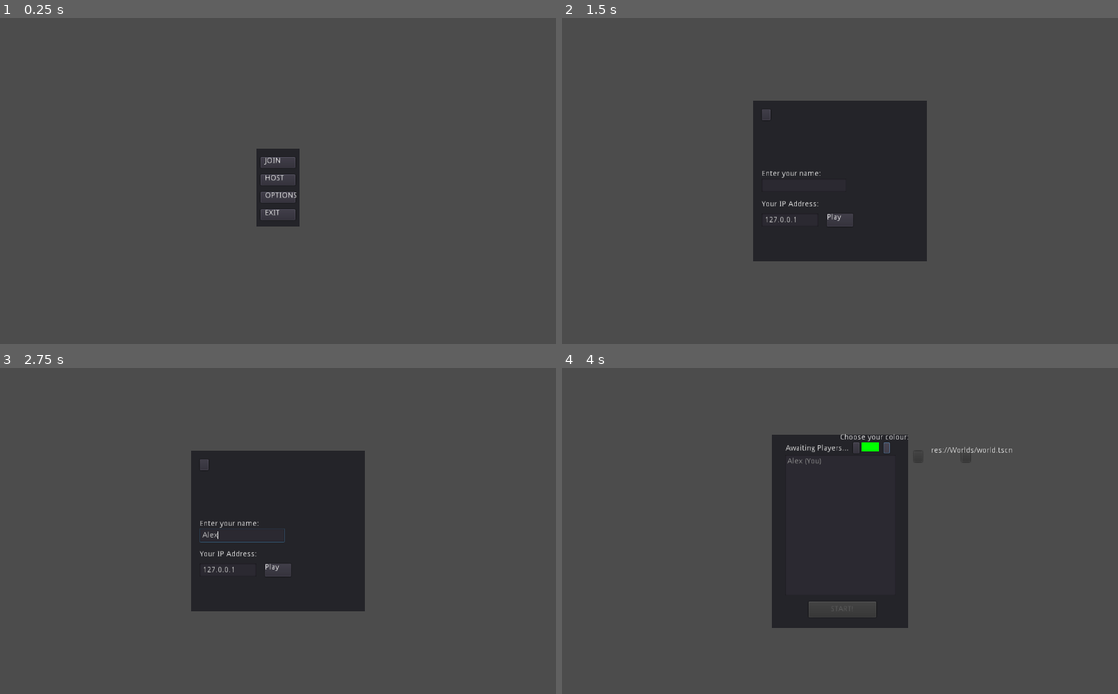
Above: before the commit, frames 1-4 (two rows, left to right).
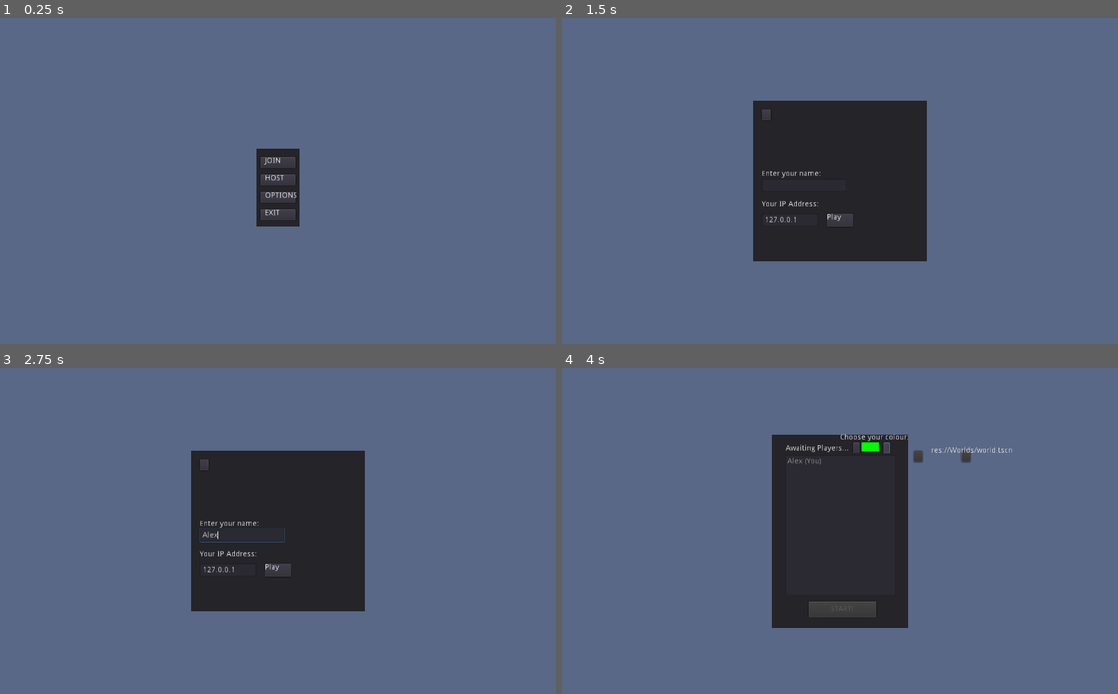
Above: after the commit, the same moments.

Repository: albielee/NSE_Challenge_Game
Game: Godot game, scene res://Menu/lobby.tscn
Same seed, same stepped clock (60 frames per second), same inputs: the game is played once before the commit and once after it.
Inputs (mouse positions are in pixels of both pictures, inside the frame that each line leads up to):
- Up to frame 1 (0.25 s): no input
- Up to frame 2 (1.5 s): tap Enter at 0.5 s; move the mouse to (962, 164) at 0.52 s; hold Right (move_right) 0.53-1.25 s; hold R (pull) 0.53-1.25 s; click "HOST" at 1.25 s
- Up to frame 3 (2.75 s): click (244, 534) at 2.02 s; type "Alex" at 2.1 s
- Up to frame 4 (4 s): click "Play" at 2.75 s; click (884, 446) at 3.5 s

The runs differ from the first frame. In frame 1, 98% of the frame differs, in the area x 0-100%, y 0-100%; in frame 2, 85%; in frame 3, 85%; in frame 4, 85%.

Commit message:
Art + scene details
Some art things

Diff:
--- /dev/null
+++ b/NSE_Challenge_Game/Objects/Scene/Void.tscn
@@ -0,0 +1,3 @@
+[gd_scene format=2]
+
+[node name="Void" type="Area"]
--- a/NSE_Challenge_Game/Worlds/world.tscn
+++ b/NSE_Challenge_Game/Worlds/world.tscn
@@ -1,13 +1,40 @@
-[gd_scene load_steps=8 format=2]
+[gd_scene load_steps=10 format=2]
 
 [ext_resource path="res://Controllers/Camera.tscn" type="PackedScene" id=1]
+[ext_resource path="res://Assets/World/grass_1.obj" type="ArrayMesh" id=2]
 [ext_resource path="res://Controllers/RoundController.gd" type="Script" id=3]
 [ext_resource path="res://Controllers/RoundController.tscn" type="PackedScene" id=4]
+
+[sub_resource type="Environment" id=5]
+background_color = Color( 0.431373, 0.431373, 0.431373, 0.333333 )
+background_energy = 0.0
+ambient_light_color = Color( 0.709804, 0.313726, 0.533333, 0.439216 )
+ambient_light_energy = 0.65
+fog_enabled = true
+fog_color = Color( 1, 1, 1, 1 )
+fog_sun_color = Color( 0.996078, 0.682353, 0.203922, 1 )
+fog_depth_begin = 11.4
+fog_depth_end = 231.9
+fog_depth_curve = 1.31951
+fog_transmit_curve = 1.36604
+tonemap_mode = 1
+tonemap_exposure = 1.7
+ss_reflections_enabled = true
+ss_reflections_fade_in = 0.0724453
+ss_reflections_fade_out = 2.0
+dof_blur_far_enabled = true
+dof_blur_far_distance = 15.66
+dof_blur_far_transition = 10.03
+dof_blur_far_amount = 0.04
+dof_blur_far_quality = 2
+dof_blur_near_transition = 0.63
+glow_intensity = 1.85
+glow_bloom = 0.01
 
 [sub_resource type="CubeMesh" id=1]
 
 [sub_resource type="SpatialMaterial" id=2]
-albedo_color = Color( 0.109804, 0.109804, 0.109804, 1 )
+albedo_color = Color( 0.0941176, 0.0784314, 0.145098, 1 )
 
 [sub_resource type="BoxShape" id=3]
 
@@ -38,6 +65,7 @@
 "Camera",
 ] instance=ExtResource( 1 )]
 transform = Transform( 1, 0, 0, 0, 0.5, 0.866025, 0, -0.866025, 0.5, 0, 10, 8 )
+environment = SubResource( 5 )
 fov = 65.0
 near = 0.01
 
@@ -45,7 +73,7 @@
 transform = Transform( 1, 0, 0, 0, 1, 0, 0, 0, 1, 0, 0.795335, 0 )
 
 [node name="Tower" type="MeshInstance" parent="StaticBody"]
-transform = Transform( 7.35151, 0, 0, 0, 1, 0, 0, 0, 6.84089, 0, -2.76822, 0 )
+transform = Transform( 7.35151, 0, 0, 0, 18.548, 0, 0, 0, 6.84089, 0, -20.3118, 0 )
 mesh = SubResource( 1 )
 material/0 = SubResource( 2 )
 
@@ -64,5 +92,21 @@
 [node name="DirectionalLight" type="DirectionalLight" parent="."]
 transform = Transform( 0.715964, -0.0916068, 0.692101, -0.0746748, 0.975618, 0.206383, -0.694132, -0.199445, 0.691667, 0, 1.15639, 0.327385 )
 shadow_enabled = true
+shadow_color = Color( 0.14902, 0.168627, 0.266667, 1 )
 shadow_bias = 1.14
 directional_shadow_normal_bias = 0.0
+
+[node name="grass_1" type="MeshInstance" parent="."]
+transform = Transform( 0.5, 0, 0, 0, 0.5, 0, 0, 0, 0.5, 4.13944, -1.974, 6.9324 )
+mesh = ExtResource( 2 )
+material/0 = null
+
+[node name="grass_2" type="MeshInstance" parent="."]
+transform = Transform( -8.14603e-08, 0, 0.5, 0, 0.5, 0, -0.5, 0, -8.14603e-08, 4.24023, -1.974, 6.83004 )
+mesh = ExtResource( 2 )
+material/0 = null
+
+[node name="grass_3" type="MeshInstance" parent="."]
+transform = Transform( -8.14603e-08, 0, -0.5, 0, 0.5, 0, 0.5, 0, -8.14603e-08, 4.14164, -1.974, 0.537948 )
+mesh = ExtResource( 2 )
+material/0 = null
--- a/NSE_Challenge_Game/project.godot
+++ b/NSE_Challenge_Game/project.godot
@@ -131,3 +131,7 @@
 3d_physics/layer_3="DynamicWorld"
 3d_physics/layer_4="MouseRaycast"
 2d_physics/layer_5="IgnoreAll"
+
+[rendering]
+
+environment/default_clear_color=Color( 0.352941, 0.411765, 0.533333, 1 )
Not shown, added: NSE_Challenge_Game/Assets/World/grass1.mtl
Not shown, added: NSE_Challenge_Game/Assets/World/grass1.obj
Not shown, added: NSE_Challenge_Game/Assets/World/grass1.obj.import
Binary file added: NSE_Challenge_Game/Assets/World/grass1.png
Not shown, added: NSE_Challenge_Game/Assets/World/grass1.png.import
Not shown, added: NSE_Challenge_Game/Assets/World/grass_1.mtl
Not shown, added: NSE_Challenge_Game/Assets/World/grass_1.obj
Not shown, added: NSE_Challenge_Game/Assets/World/grass_1.obj.import
Binary file added: NSE_Challenge_Game/Assets/World/grass_1.png
Not shown, added: NSE_Challenge_Game/Assets/World/grass_1.png.import
